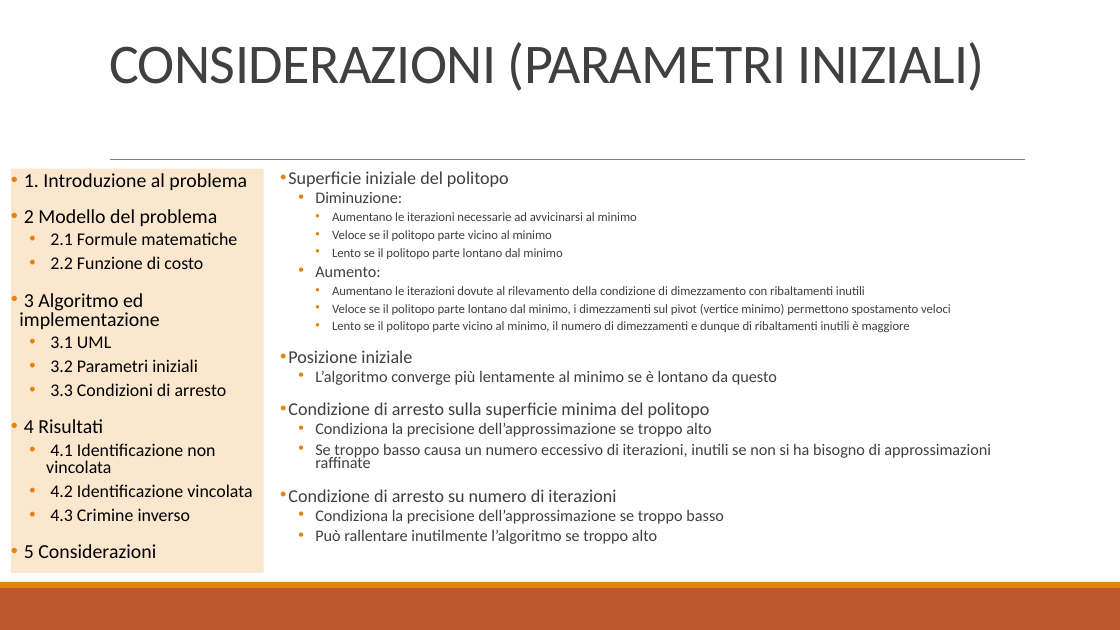
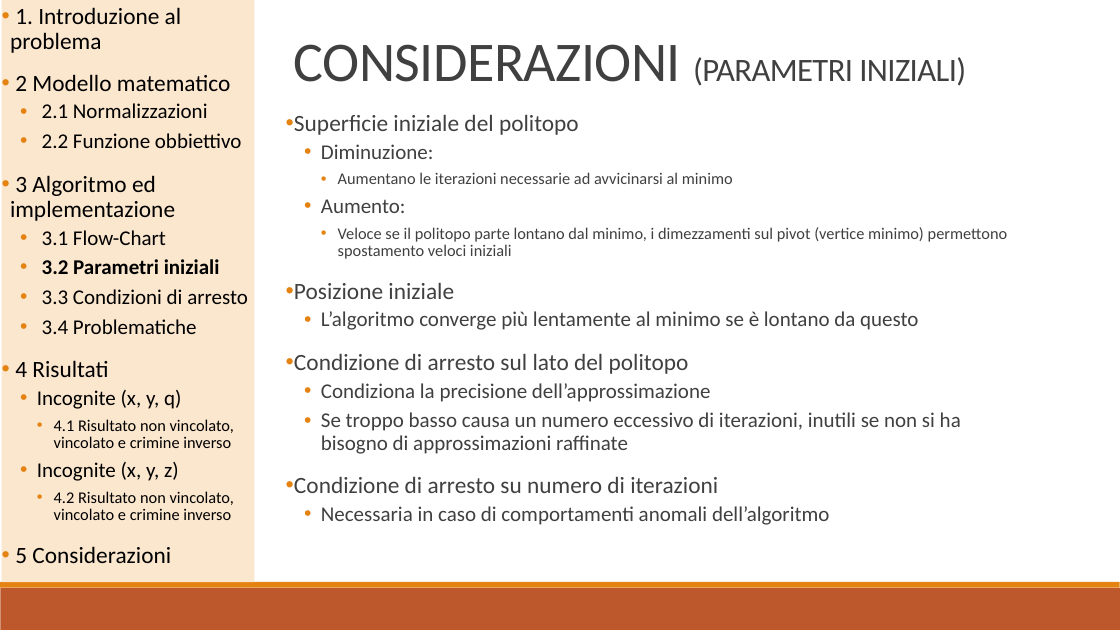
Before and after one commit to baldimario/Simplex, a slide deck: slide 11 of IDENTICAZIONE SISTEMA DI CARICHE PUNTIFORMI DA MISURE DI.pptx. Drawn at 1120x630 pixels with LibreOffice and Linux fonts; fonts in the diff are those of the drawing. Boxes give left, top, right and bottom in pixels: in the first picture for what was removed or moved away, otherwise in the second. Text is boxed around its words. In the diff, an @@ line names an element or a change of style, - is before the commit and + after.

```diff
--- a/IDENTICAZIONE SISTEMA DI CARICHE PUNTIFORMI DA MISURE DI.pptx
+++ b/IDENTICAZIONE SISTEMA DI CARICHE PUNTIFORMI DA MISURE DI.pptx
@@ rectangle "1. Introduzione al problema": place and size @@
-rectangle "1. Introduzione al problema" at (11, 169, 264, 573)
+rectangle "1. Introduzione al problema" at (2, 0, 255, 582)
@@ text in rectangle at (10, 7, 248, 563): size 17 to 20 pt in "1. Introduzione al problema", "3 Algoritmo ed implementazione", "4 Risultati", "5 Considerazioni"; size 15.3 to 18 pt in "3.2 Parametri iniziali", "3.3 Condizioni di arresto"; bold on in "3.2 Parametri iniziali"; line spacing 0.8 to 0.9 @@
@@ title "CONSIDERAZIONI (PARAMETRI INIZIALI)": place and size @@
-title "CONSIDERAZIONI (PARAMETRI INIZIALI)" at (109, 42, 985, 91)
+title "CONSIDERAZIONI (PARAMETRI INIZIALI)" at (294, 44, 966, 86)
@@ title "CONSIDERAZIONI (PARAMETRI INIZIALI)" at (294, 44, 966, 86): size 48 to 28 pt in "(PARAMETRI INIZIALI)" @@
@@ text in rectangle at (15, 74, 242, 148): text changed; size 15.3 to 18 pt @@
-• 2 Modello del problema
-  • 2.1 Formule matematiche
-  • 2.2 Funzione di costo
+• 2 Modello matematico
+  • 2.1 Normalizzazioni
+  • 2.2 Funzione obbiettivo
@@ text "Superficie iniziale del politopo": place and size @@
-text "Superficie iniziale del politopo" at (288, 171, 991, 544)
+text "Superficie iniziale del politopo" at (294, 115, 1008, 525)
@@ text at (294, 115, 961, 493): size 15.5 to 20 pt in "Superficie iniziale del politopo", "Posizione iniziale", "Condizione di arresto su numero di iterazioni"; size 13.9 to 18 pt in "Diminuzione:", "Aumento:", "L’algoritmo converge più lentamente al minimo se ...", "Se troppo basso causa un numero eccessivo ..."; size 10.8 to 14 pt in "Aumentano le iterazioni necessarie ad avvicinarsi al ..."; line spacing 0.7 to 0.9 @@
@@ line removed from (110, 160) to (1026, 160) @@
@@ text in rectangle at (42, 230, 166, 245): text changed; size 15.3 to 18 pt @@
-  • 3.1 UML
+  • 3.1 Flow-Chart
@@ text at (332, 230, 562, 259): paragraphs removed @@
-    • Veloce se il politopo parte vicino al minimo
-    • Lento se il politopo parte lontano dal minimo
@@ text at (338, 227, 1008, 259): text changed; size 10.8 to 14 pt @@
-    • Aumentano le iterazioni dovute al rilevamento della condizione di dimezzamento con ribaltamenti inutili
-    • Veloce se il politopo parte lontano dal minimo, i dimezzamenti sul pivot (vertice minimo) permettono spostamento veloci
-    • Lento se il politopo parte vicino al minimo, il numero di dimezzamenti e dunque di ribaltamenti inutili è maggiore
+    • Veloce se il politopo parte lontano dal minimo, i dimezzamenti sul pivot (vertice minimo) permettono spostamento veloci iniziali
@@ text in rectangle at (42, 319, 197, 334): paragraph added @@
+  • 3.4 Problematiche
@@ text at (294, 354, 711, 402): text changed; size 13.9 to 18 pt @@
-• Condizione di arresto sulla superficie minima del politopo
-  • Condiziona la precisione dell’approssimazione se troppo alto
+• Condizione di arresto sul lato del politopo
+  • Condiziona la precisione dell’approssimazione
@@ text in rectangle at (37, 390, 234, 520): text changed; size 15.3 to 14 pt @@
-  • 4.1 Identificazione non vincolata
-  • 4.2 Identificazione vincolata
-  • 4.3 Crimine inverso
+  • Incognite (x, y, q)
+    • 4.1 Risultato non vincolato, vincolato e crimine inverso
+  • Incognite (x, y, z)
+    • 4.2 Risultato non vincolato, vincolato e crimine inverso
@@ text at (321, 506, 829, 525): text changed; size 13.9 to 18 pt @@
-  • Condiziona la precisione dell’approssimazione se troppo basso
-  • Può rallentare inutilmente l’algoritmo se troppo alto
+  • Necessaria in caso di comportamenti anomali dell’algoritmo
```
Also in this commit, not shown: 16 other slides changed, 2 slides added, 2 other files.
